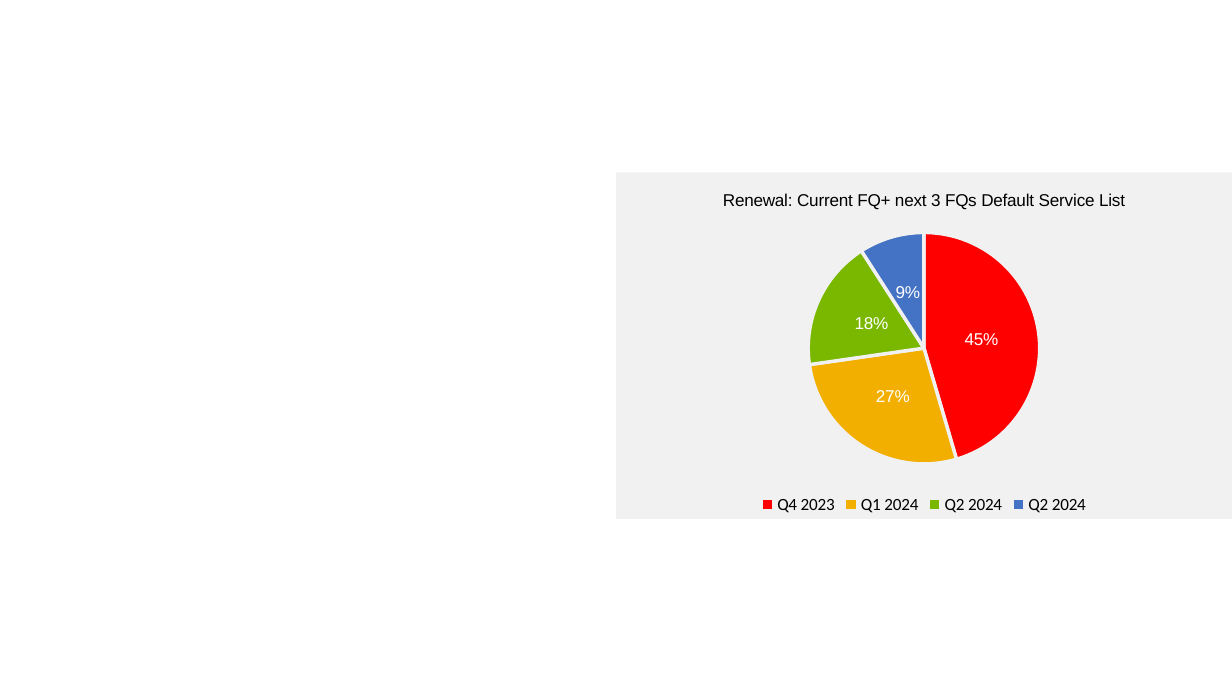
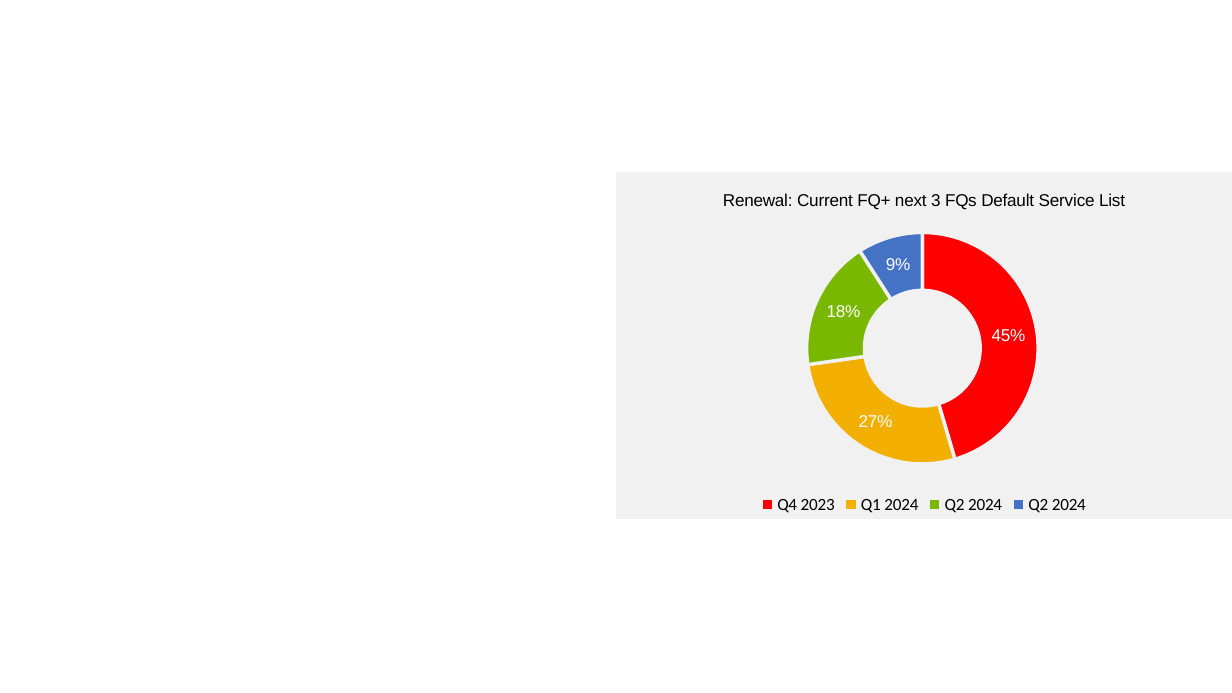
Before and after one commit to imessenger98/ppt-graph-generation, a slide deck: slide 3 of my-presentation.pptx. Drawn at 1232x693 pixels with LibreOffice and Linux fonts; fonts in the diff are those of the drawing. Boxes give left, top, right and bottom in pixels: in the first picture for what was removed or moved away, otherwise in the second. Text is boxed around its words. In the diff, an @@ line names an element or a change of style, - is before the commit and + after.

Commit message:
fix: [graph] removed piechart and Addded Doughnut Chart

```diff
--- a/my-presentation.pptx
+++ b/my-presentation.pptx
@@ pie chart at [616, 172, 1232, 519] @@
@@ pie chart to doughnut chart @@
@@ data labels of Renewal: Current FQ+ next 3 FQs Default Service List changed @@
@@ hole size changed @@
```
Also in this commit, not shown: 2 other files.
